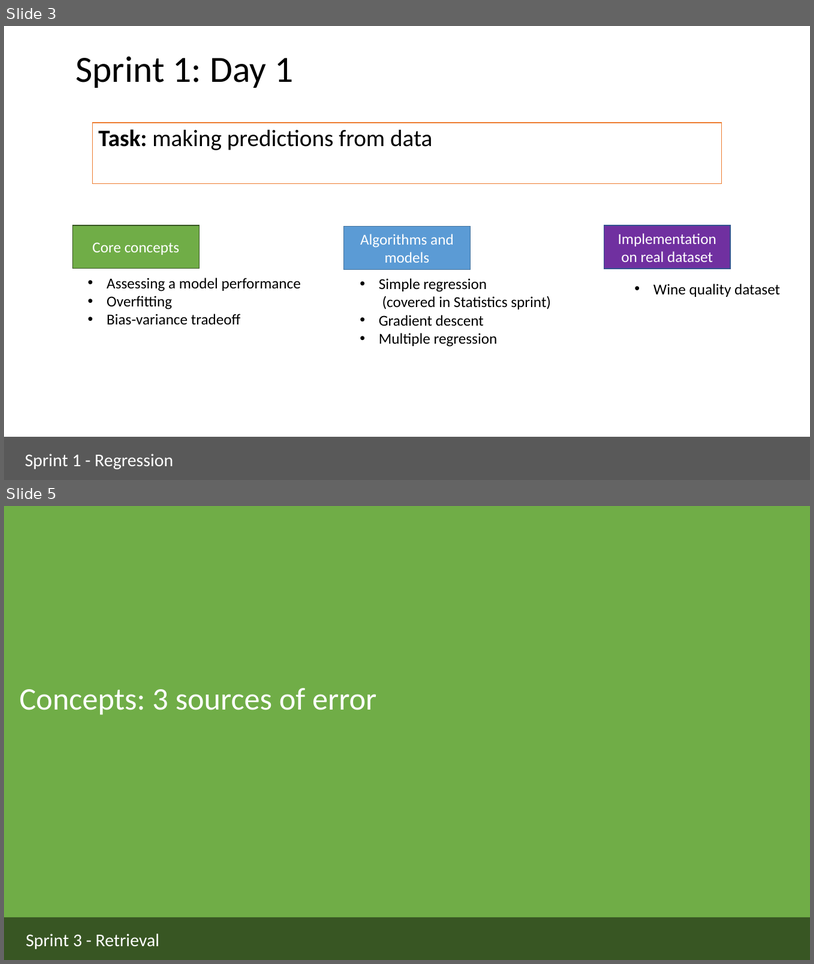
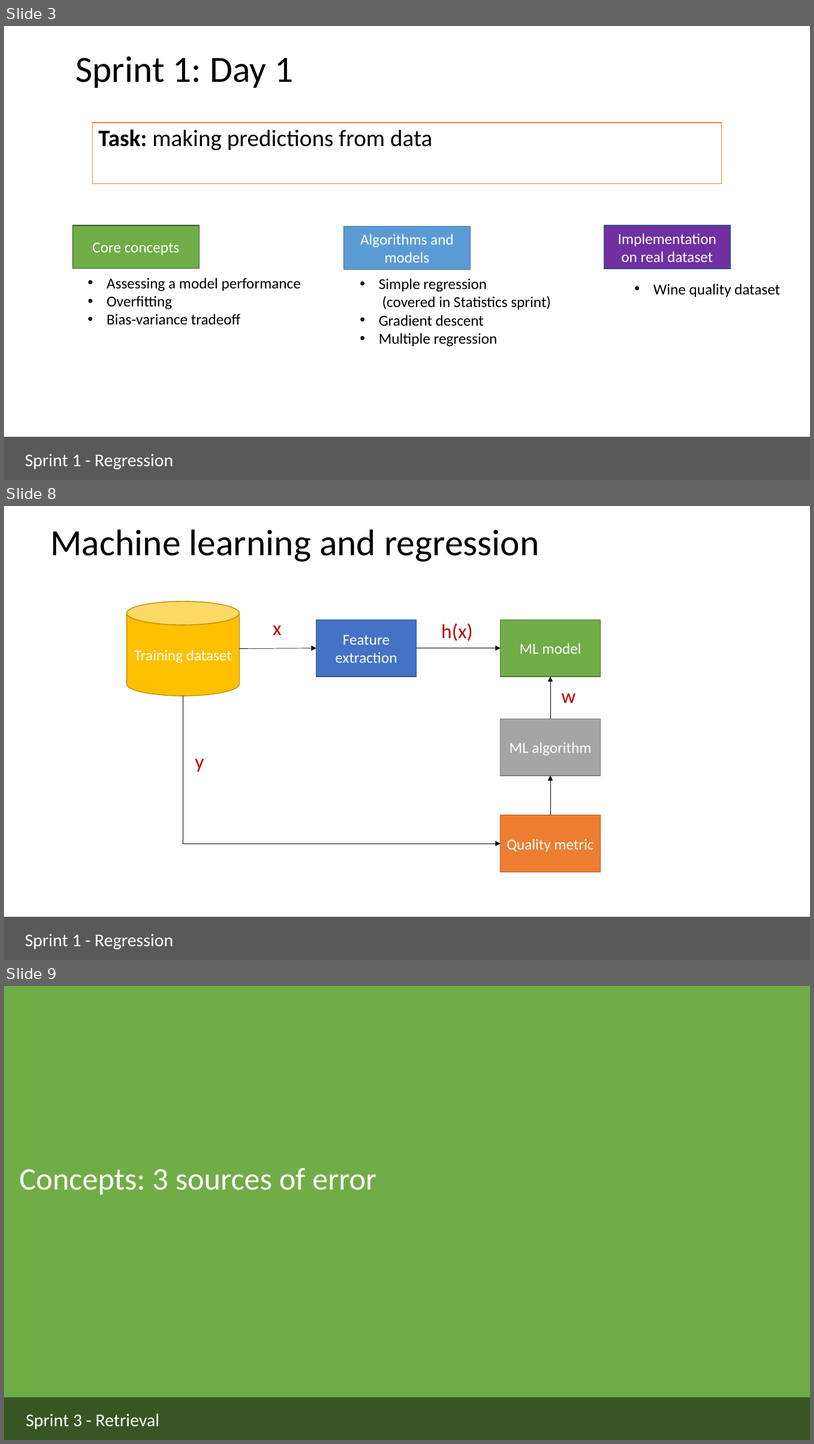
Before and after one commit to ua-dsf/ML_sprint, a slide deck: sprint1_regression/module1_regression_part2.pptx. Shown one above the other, each under a label of ours: slides 3 and 5 before the commit, slides 3, 8 and 9 after it; the slides between them are not shown. The pictures are 814x964 and 814x1444 pixels, drawn with LibreOffice and Linux fonts; fonts in the diff are those of the drawing. Boxes give left, top, right and bottom in pixels: in the first picture for what was removed or moved away, otherwise in the second. Text is boxed around its words. In the diff, an @@ line names an element or a change of style, - is before the commit and + after.

```diff
--- a/sprint1_regression/module1_regression_part2.pptx
+++ b/sprint1_regression/module1_regression_part2.pptx
@@ slide 8 added at box(4, 506, 810, 960), background #FFFFFF @@
@@ title added at box(50, 529, 540, 562), 44 pt, text #000000 @@
+Machine learning and regression
@@ cylinder added at box(127, 601, 239, 696), fill #FFC000, outline #BD8E00 1 pt, 18 pt, text #FFFFFF @@
+Training dataset
@@ text added at box(273, 625, 282, 635), 24 pt, text #C00000 @@
+x
@@ rectangle added at box(317, 620, 417, 676), fill #4472C4, outline #325491 1 pt, 18 pt, text #FFFFFF @@
+Feature extraction
@@ text added at box(441, 623, 473, 641), 24 pt, text #C00000 @@
+h(x)
@@ rectangle added at box(501, 620, 600, 676), fill #70AD47, outline #538035 1 pt, 18 pt, text #FFFFFF @@
+ML model
@@ arrow added from (239, 649) to (317, 648), #000000 0.5 pt @@
@@ arrow added from (417, 648) to (501, 648), #000000 0.5 pt @@
@@ arrow added from (551, 719) to (551, 676), #000000 0.5 pt @@
@@ line added from (183, 696) to (183, 844), #000000 0.5 pt @@
@@ text added at box(561, 693, 576, 703), 24 pt, text #C00000 @@
+w
@@ rectangle added at box(501, 719, 600, 776), fill #A5A5A5, outline #7A7A7A 1 pt, 18 pt, text #FFFFFF @@
+ML algorithm
@@ text added at box(195, 759, 204, 772), 24 pt, text #C00000 @@
+y
@@ arrow added from (551, 815) to (551, 775), #000000 0.5 pt @@
@@ rectangle added at box(501, 815, 600, 872), fill #ED7D31, outline #AF5C24 1 pt, 18 pt, text #FFFFFF @@
+Quality metric
@@ arrow added from (182, 844) to (501, 844), #000000 0.5 pt @@
@@ rectangle added at box(4, 918, 810, 960), fill #595959, outline #595959 1 pt @@
@@ rectangle added at box(19, 925, 222, 953), outline #595959 0.75 pt, 21.3 pt, text #FFFFFF @@
+Sprint 1 - Regression
@@ what was slide 5 is now slide 9 @@
```
Also in this commit, not shown: 1 slide changed, 3 other slides added, 1 other file.
